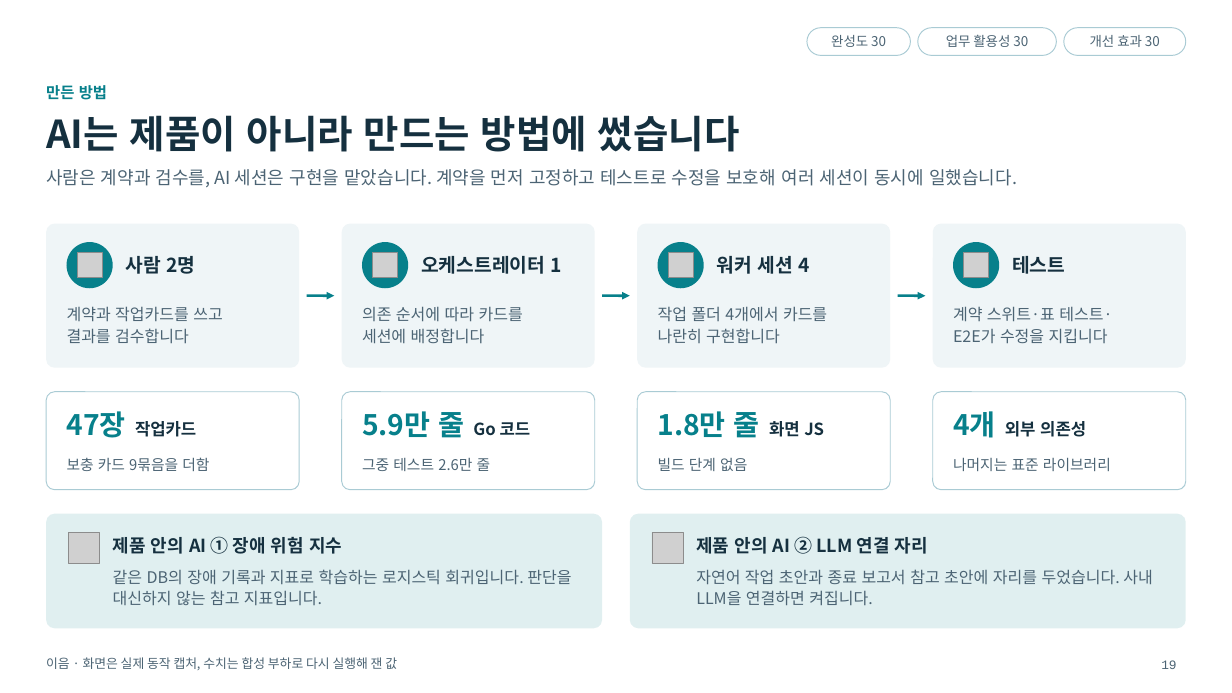
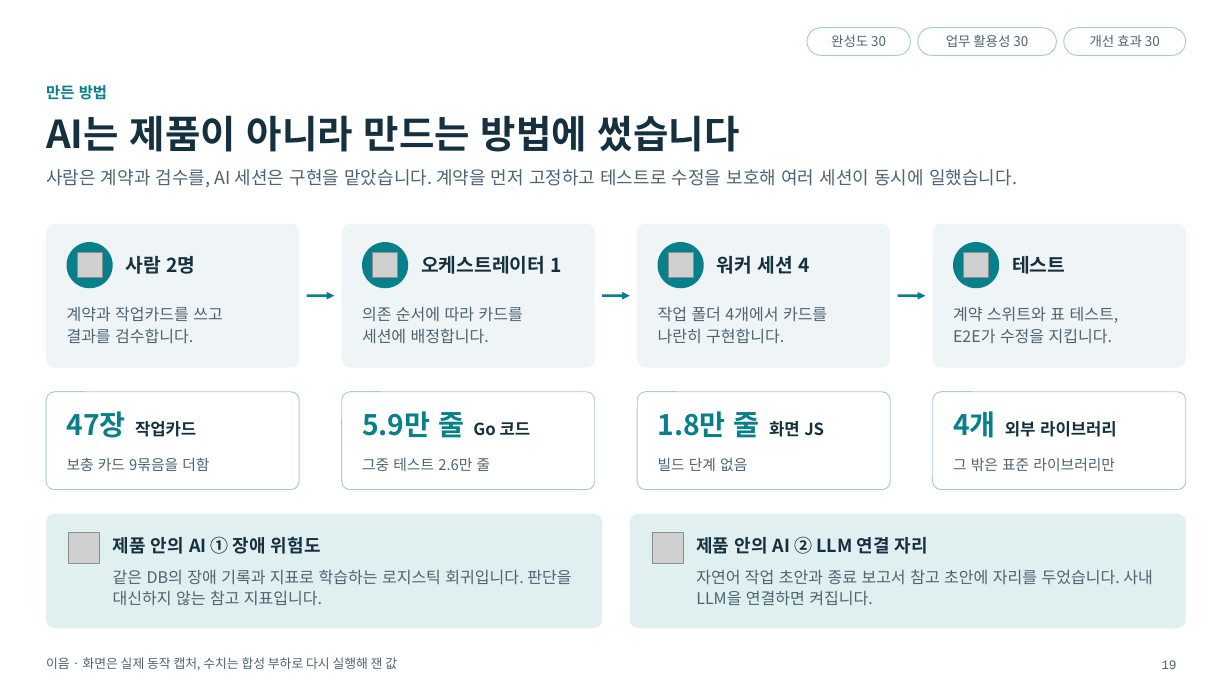
Before and after one commit to bulletgirls/contune, a slide deck: slide 19 of docs/submission/eum-presentation.pptx. Drawn at 1232x693 pixels with LibreOffice and Linux fonts; fonts in the diff are those of the drawing; grey boxes stand for pictures; background and template pictures are left out. Boxes give left, top, right and bottom in pixels: in the first picture for what was removed or moved away, otherwise in the second. Text is boxed around its words. In the diff, an @@ line names an element or a change of style, - is before the commit and + after.

```diff
--- a/docs/submission/eum-presentation.pptx
+++ b/docs/submission/eum-presentation.pptx
@@ text at <box>67,328,193,344</box>: text changed @@
-결과를 검수합니다
+결과를 검수합니다.
@@ text at <box>362,328,489,344</box>: text changed @@
-세션에 배정합니다
+세션에 배정합니다.
@@ text at <box>658,328,784,344</box>: text changed @@
-나란히 구현합니다
+나란히 구현합니다.
@@ text at <box>953,306,1119,344</box>: text changed @@
-계약 스위트·표 테스트·
-E2E가 수정을 지킵니다
+계약 스위트와 표 테스트,
+E2E가 수정을 지킵니다.
@@ text at <box>953,411,1117,438</box>: text changed @@
-4개 외부 의존성
+4개 외부 라이브러리
@@ text at <box>953,458,1115,471</box>: text changed @@
-나머지는 표준 라이브러리
+그 밖은 표준 라이브러리만
@@ text at <box>113,536,321,554</box>: text changed @@
-제품 안의 AI ① 장애 위험 지수
+제품 안의 AI ① 장애 위험도
```
Also in this commit, not shown: 13 other slides changed, 8 other files.
